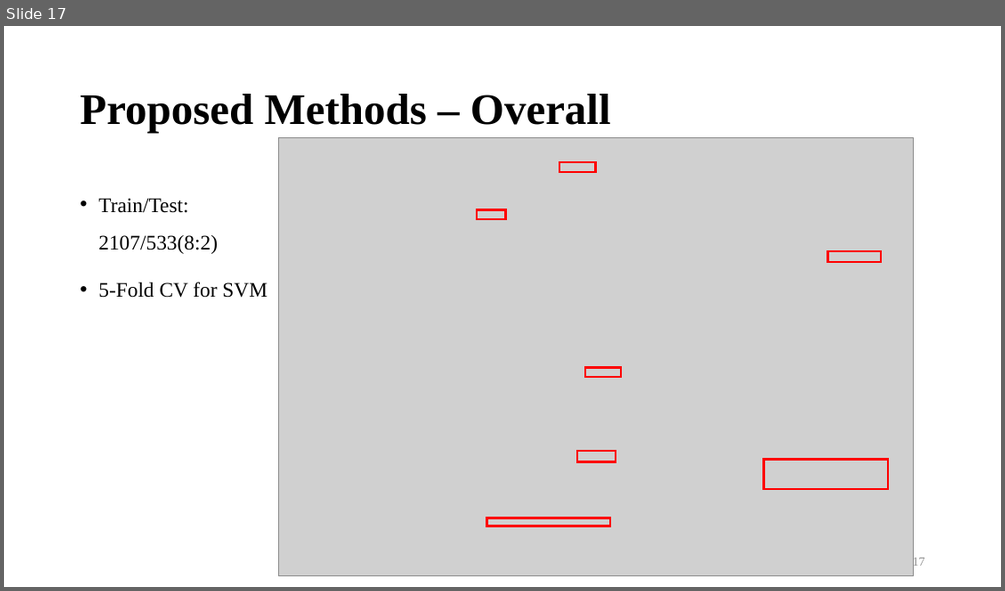
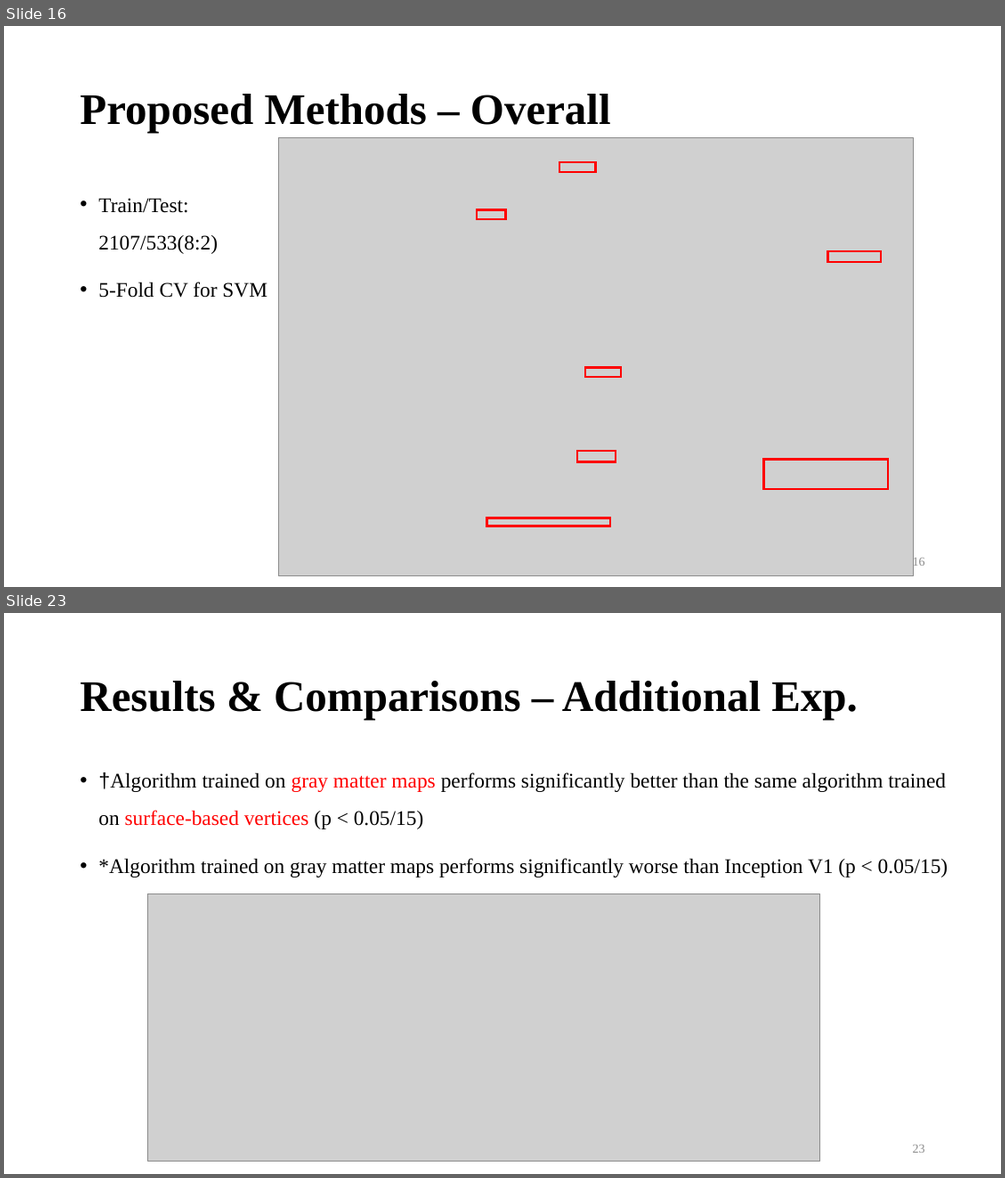
Before and after one commit to bernie6401/NTU_ML, a slide deck: Final Project/Final Paper/HO-Ensemble Learning for Brain Age Prediction.pptx. Shown one above the other, each under a label of ours: slide 17 before the commit, slides 16 and 23 after it; the slides between them are not shown. The pictures are 1005x591 and 1005x1178 pixels, drawn with LibreOffice and Linux fonts; fonts in the diff are those of the drawing; grey boxes stand for pictures; background and template pictures are left out. Boxes give left, top, right and bottom in pixels: in the first picture for what was removed or moved away, otherwise in the second. Text is boxed around its words. In the diff, an @@ line names an element or a change of style, - is before the commit and + after.

```diff
--- a/Final Project/Final Paper/HO-Ensemble Learning for Brain Age Prediction.pptx
+++ b/Final Project/Final Paper/HO-Ensemble Learning for Brain Age Prediction.pptx
@@ slide 23 added at box(4, 613, 1001, 1174), background #FFFFFF @@
@@ title added at box(80, 681, 858, 720), 42 pt, text #000000, bold @@
+Results & Comparisons – Additional Exp.
@@ text added at box(98, 772, 948, 877), 20 pt, text #000000 @@
+• †Algorithm trained on gray matter maps performs significantly better than the same algorithm trained on surface-based vertices (p < 0.05/15)
+• *Algorithm trained on gray matter maps performs significantly worse than Inception V1 (p < 0.05/15)
@@ picture added at box(147, 893, 821, 1160) @@
@@ page number added at box(913, 1144, 925, 1152), 12 pt, text #8C8C8C @@
+23
@@ what was slide 17 is now slide 16 @@
@@ page number at box(913, 556, 925, 568): text changed @@
-17
+16
```
Also in this commit, not shown: 6 slides changed, 5 other slides added, 1 other file.
